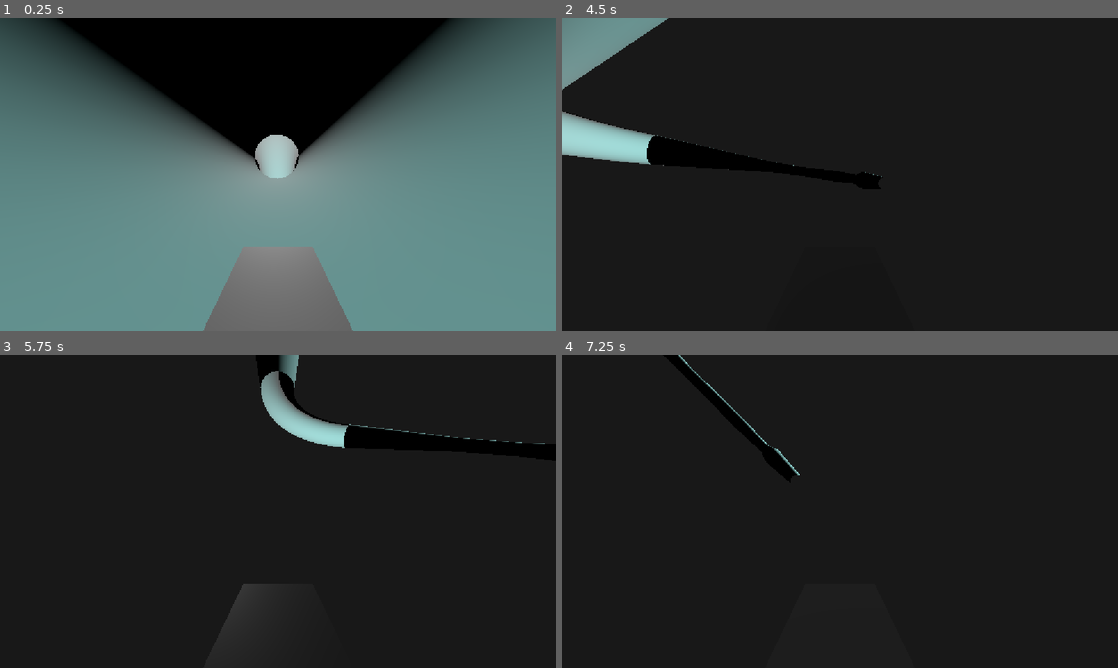
Above: before the commit, frames 1-4 (two rows, left to right).
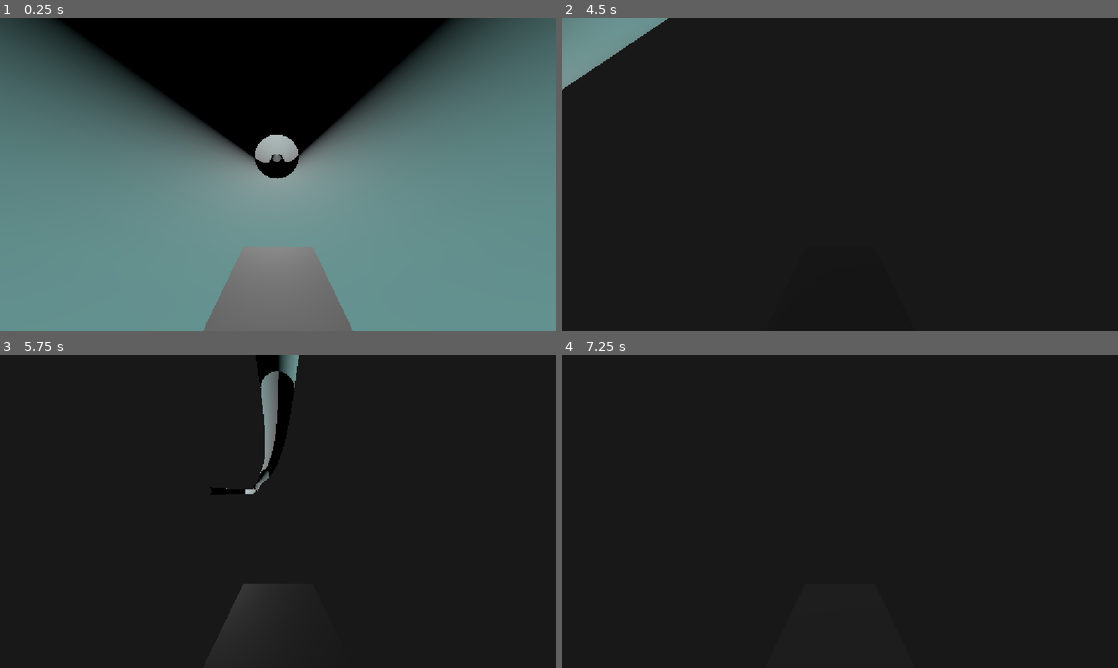
Above: after the commit, the same moments.

Repository: eternaldensity/pipe-survivor
Game: Godot game, scene res://main.tscn
Same seed, same stepped clock (60 frames per second), same inputs: the game is played once before the commit and once after it.
Inputs:
- Up to frame 1 (0.25 s): no input
- Up to frame 2 (4.5 s): hold Right (ui_right) 0.53-1.28 s; hold Down (ui_down) 1.28-2.03 s; hold Right (ui_right) 2.03-2.78 s; hold Up (ui_up) 2.78-3.53 s; hold Left (ui_left) from 3.53 s (still down)
- Up to frame 3 (5.75 s): release Left (ui_left) at 5.03 s; hold Down (ui_down) from 5.03 s (still down)
- Up to frame 4 (7.25 s): release Down (ui_down) at 5.78 s; hold Right (ui_right) 5.78-6.53 s; hold Up (ui_up) from 6.53 s (still down)

The runs differ from the first frame. In frame 1, 0.5% of the frame differs, in the area x 45-54%, y 41-52%; in frame 2, 1.8%, in the area x 0-58%, y 29-51%; in frame 3, 1.7%; in frame 4, 0.2%.

Commit message:
fix leaping with backward epsilon

Diff:
--- a/BendPipeSection.tscn
+++ b/BendPipeSection.tscn
@@ -21,6 +21,7 @@
 
 [node name="BendPipeSection" type="Node3D" unique_id=929888400]
 script = ExtResource("1_xbm3m")
+roll_angle = null
 
 [node name="MeshInstance3D" type="MeshInstance3D" parent="." unique_id=726493041]
 material_override = SubResource("StandardMaterial3D_ctsbk")
--- a/bend_pipe_section.gd
+++ b/bend_pipe_section.gd
@@ -3,8 +3,9 @@
 extends PipeSection
 
 @export var tube_radius : float = 10.0
-@export var tube_length : float = 100.0
+@export var length : float = 100.0
 @export var bend_angle  : float = 90.0
+@export var roll_angle : float = 0.0  # degrees, rotation around entry Z axis
 
 @onready var mesh_instance : MeshInstance3D = $MeshInstance3D
 
@@ -15,7 +16,7 @@
 
 func _ready() -> void:
 	_angle_rad   = deg_to_rad(bend_angle)
-	_bend_radius = tube_length / _angle_rad
+	_bend_radius = length / _angle_rad
 
 	assert(_bend_radius > tube_radius,
 		"tube_length too short for bend_angle — tube would self-intersect")
@@ -34,15 +35,20 @@
 func _place_markers() -> void:
 	entry.transform = Transform3D.IDENTITY
 
+	var roll := deg_to_rad(roll_angle)
+
 	# Arc centre is at +X from the entry point
 	# Exit position is where the arc ends
-	exit.position = Vector3(
+		# Rotate the exit position around Z by roll_angle
+	var exit_pos := Vector3(
 		_bend_radius - _bend_radius * cos(_angle_rad),
 		0.0,
 		_bend_radius * sin(_angle_rad)
 	)
-	# Exit faces the tangent direction at the end of the arc
-	exit.rotation = Vector3(0.0, _angle_rad, 0.0)
+
+	var roll_basis := Basis(Vector3(0, 0, 1), roll)
+	exit.position = roll_basis * exit_pos
+	exit.rotation = (roll_basis * Basis(Vector3(0, 1, 0), _angle_rad)).get_euler()
 
 
 func _build_mesh() -> void:
@@ -58,25 +64,29 @@
 	var indices  := PackedInt32Array()
 
 	# Arc centre sits at (bend_radius, 0, 0) in local space
-	var arc_centre := Vector3(_bend_radius, 0.0, 0.0)
+	var roll       := deg_to_rad(roll_angle)
+	var roll_basis := Basis(Vector3(0, 0, 1), roll)
+	var arc_centre := roll_basis * Vector3(_bend_radius, 0.0, 0.0)
 
 	for i in range(arc_steps + 1):
 		var u     := float(i) / float(arc_steps)
 		var arc_a := u * _angle_rad   # angle along the arc
 
 		# Centre of the cross-section ring at this arc position
-		var ring_centre := arc_centre + Vector3(
-			-cos(arc_a) * _bend_radius,
+		# Unrolled ring centre, then apply roll
+		var ring_centre_local := Vector3(
+			_bend_radius * (1.0 - cos(arc_a)),
 			0.0,
-			 sin(arc_a) * _bend_radius
+			_bend_radius * sin(arc_a)
 		)
+		var ring_centre := roll_basis * ring_centre_local
 
 		# Tangent along the arc at this point
-		var tangent := Vector3(sin(arc_a), 0.0, cos(arc_a)).normalized()
-
-		# Outward radial from arc centre to ring centre —
-		# this is the "away from bend centre" direction
-		var radial  := (ring_centre - arc_centre).normalized()
+		# Tangent and radial also get rolled
+		var tangent_local := Vector3(sin(arc_a), 0.0, cos(arc_a)).normalized()
+		var tangent       := roll_basis * tangent_local
+		var radial        := (ring_centre - arc_centre).normalized()
+		var up            := tangent.cross(radial).normalized()
 
 		for j in range(ring_steps + 1):
 			var v       := float(j) / float(ring_steps)
@@ -85,7 +95,6 @@
 			# Point on the cross-section ring, expressed in the
 			# local frame of (radial, up, tangent)
 			# cross-section in the plane perpendicular to the tangent
-			var up     := tangent.cross(radial).normalized()
 			var offset := (radial * cos(ring_a) + up * sin(ring_a)) * tube_radius
 			var pos     := ring_centre + offset
 
@@ -133,54 +142,101 @@
 	poly.backface_collision = true
 
 
+func _get_arc_angle(unrolled_local: Vector3) -> float:
+	var arc_centre := Vector3(_bend_radius, 0.0, 0.0)
+	var to_vehicle := unrolled_local - arc_centre
+	to_vehicle.y   = 0.0
+
+	# atan2 is unstable when to_vehicle is nearly parallel to the arc radius
+	# Use dot products against known entry/exit directions instead
+	# Entry tangent is (0,0,1), exit tangent is (sin(_angle_rad), 0, cos(_angle_rad))
+	# Project to_vehicle onto a more stable basis
+
+	# The arc sweeps from angle 0 to _angle_rad
+	# Instead of atan2, find closest point by iterating a few Newton steps
+	var angle := atan2(to_vehicle.z, -to_vehicle.x)
+	angle = clamp(angle, 0.0, _angle_rad)
+
+	# Refine with a few Newton-Raphson steps
+	for i in range(4):
+		var arc_pt := Vector3(
+			-cos(angle) * _bend_radius,
+			0.0,
+			 sin(angle) * _bend_radius
+		)
+		var tangent := Vector3(sin(angle), 0.0, cos(angle))
+		var diff    := (unrolled_local - arc_centre) - arc_pt
+		diff.y      = 0.0
+		var step    := diff.dot(tangent)
+		angle       = clamp(angle + step / _bend_radius, 0.0, _angle_rad)
+
+	return angle
+
+
 func get_tube_properties(world_pos: Vector3) -> Dictionary:
 	var local_pos  := to_local(world_pos)
+	var roll       := deg_to_rad(roll_angle)
+	var roll_basis := Basis(Vector3(0, 0, 1), roll)
+
+	# Unroll the local position before doing the arc calculation
+	var unrolled   := roll_basis.inverse() * local_pos
 	var arc_centre := Vector3(_bend_radius, 0.0, 0.0)
 
 	# Vector from arc centre to vehicle, flattened to XZ plane
 	# (Y is the up axis of the tube cross-section, not the arc plane)
-	var to_vehicle := local_pos - arc_centre
+
+
+	var to_vehicle := unrolled - arc_centre
 	to_vehicle.y   = 0.0
-
-	# At entry (Z=0 end), to_vehicle points in -X direction
-	# At exit (end of arc), to_vehicle points in -Z direction for 90 deg bend
-	# atan2(z, x) gives angle from +X axis
-	# We want angle from -X axis (entry) sweeping toward -Z (exit)
-	var angle := atan2(to_vehicle.z, -to_vehicle.x)
-	angle      = clamp(angle, 0.0, _angle_rad)
-
-	# Nearest point on arc centreline
-	var arc_point := arc_centre + Vector3(
-		-cos(angle) * _bend_radius,
-		0.0,
-		 sin(angle) * _bend_radius
-	)
-
-	# Tangent: derivative of arc_point with respect to angle
-	# d/dangle (-cos(angle), 0, sin(angle)) = (sin(angle), 0, cos(angle))
-	var tangent := Vector3(sin(angle), 0.0, cos(angle)).normalized()
-
-	# Verify: at angle=0 tangent should be (0,0,1) matching straight pipe exit
-	# At angle=PI/2 tangent should be (1,0,0)
+	var angle      := _get_arc_angle(unrolled)
+	print("arc angle: ", rad_to_deg(angle),
+		  "  max: ", rad_to_deg(_angle_rad),
+		  "  unrolled: ", unrolled.snapped(Vector3(0.1, 0.1, 0.1)))
+
+	var arc_point_local := Vector3(
+		_bend_radius * (1.0 - cos(angle)),
+		0.0,
+		_bend_radius * sin(angle)
+	)
+	var tangent_local := Vector3(sin(angle), 0.0, cos(angle)).normalized()
+
+	# Re-apply roll to get back to section local space, then to world
+	var arc_point := roll_basis * arc_point_local
+
+	var epsilon    := 0.01
+	var angle1  :float= clamp(angle - epsilon, 0.0, _angle_rad)
+	var angle2  :float= clamp(angle + epsilon, 0.0, _angle_rad)
+
+	var arc_point1 := roll_basis * Vector3(
+		_bend_radius * (1.0 - cos(angle1)),
+		0.0,
+		_bend_radius * sin(angle1)
+	)
+	var arc_point2 := roll_basis * Vector3(
+		_bend_radius * (1.0 - cos(angle2)),
+		0.0,
+		_bend_radius * sin(angle2)
+	)
 
 	return {
-		"axis":   global_transform.basis * tangent,
-		"origin": to_global(arc_point),
+		"axis":   (to_global(arc_point2) - to_global(arc_point1)).normalized(),
+		"origin": to_global(roll_basis * arc_point_local),
 		"radius": tube_radius
 	}
 
 func contains_point(world_pos: Vector3) -> bool:
 	var local_pos  := to_local(world_pos)
-	var arc_centre := Vector3(_bend_radius, 0.0, 0.0)
-	var to_vehicle := local_pos - arc_centre
-	to_vehicle.y   = 0.0
-	var angle      := atan2(to_vehicle.z, -to_vehicle.x)
+	var roll       := deg_to_rad(roll_angle)
+	var roll_basis := Basis(Vector3(0, 0, 1), roll)
+	var unrolled   := roll_basis.inverse() * local_pos
+
+	var angle      := _get_arc_angle(unrolled)
 	if angle < -0.1 or angle > _angle_rad + 0.1:
 		return false
-	var arc_point  := arc_centre + Vector3(
-		-cos(angle) * _bend_radius,
-		0.0,
-		 sin(angle) * _bend_radius
-	)
-	var dist := local_pos.distance_to(arc_point)
-	return dist < tube_radius + 2.0
+
+	var arc_point  := Vector3(
+		_bend_radius * (1.0 - cos(angle)),
+		0.0,
+		_bend_radius * sin(angle)
+	)
+	return unrolled.distance_to(arc_point) < tube_radius + 2.0
--- a/main.gd
+++ b/main.gd
@@ -5,11 +5,11 @@
 
 func _ready() -> void:
 	network.add_section(straight_section, {})
-	network.add_section(bend_section, {})
+	network.add_section(bend_section, {"bend_angle": 10.0, "roll_angle": 180.0, "length": 300.0})
 	network.add_section(straight_section, { "exit_radius": 6.0 })   # tapers down
 	network.add_section(straight_section, { "entry_radius": 6.0, "exit_radius": 6.0, "length": 60.0 })
 	network.add_section(straight_section, { "entry_radius": 6.0 })   # widens back out
 	network.add_section(straight_section, {})
-	# network.add_section(bend_section, {})
-	network.add_section(straight_section, { "exit_radius": 20.0, "length": 40.0 })   # rapidly widens
-	network.add_section(straight_section, { "entry_radius": 20.0, "exit_radius": 20.0, "length": 200.0 })
+	network.add_section(bend_section, {"bend_angle": 45.0})
+	network.add_section(straight_section, { "exit_radius": 10.0, "length": 40.0 })   # rapidly widens
+	network.add_section(straight_section, { "entry_radius": 10.0, "exit_radius": 20.0, "length": 200.0 })
--- a/pipe_network.gd
+++ b/pipe_network.gd
@@ -3,7 +3,8 @@
 extends Node3D
 
 var sections : Array[PipeSection] = []
-
+const BLEND_DISTANCE := 5.0
+var current_section : PipeSection = null
 
 func add_section(packed: PackedScene, props: Dictionary = {}) -> PipeSection:
 	var section := packed.instantiate() as PipeSection
@@ -32,8 +33,26 @@
 	return section
 
 
-# In PipeNetwork
-var current_section : PipeSection = null
+func get_tube_properties_at(world_pos: Vector3) -> Dictionary:
+	var section := get_section_at(world_pos)
+	if section == null:
+		return {"axis": Vector3.FORWARD, "origin": world_pos, "radius": 10.0}
+
+	var props := section.get_tube_properties(world_pos)
+
+	# Check if we're near the exit and blend with next section
+	var next_idx := sections.find(section) + 1
+	if next_idx < sections.size():
+		var dist_to_exit := world_pos.distance_to(section.exit.global_position)
+		if dist_to_exit < BLEND_DISTANCE:
+			var next       := sections[next_idx]
+			var next_props := next.get_tube_properties(world_pos)
+			var t          := 1.0 - (dist_to_exit / BLEND_DISTANCE)
+			props["axis"]   = props["axis"].lerp(next_props["axis"], t).normalized()
+			props["origin"] = props["origin"].lerp(next_props["origin"], t)
+
+	return props
+
 
 func get_section_at(world_pos: Vector3) -> PipeSection:
 	# Stick with current section until we're clearly outside it
@@ -54,4 +73,7 @@
 			best_dist = dist
 			best      = s
 	current_section = best
+	print("section: ", best.name,
+	  "  exit dist: ", world_pos.distance_to(current_section.exit.global_position),
+	  "  contains: ", current_section.contains_point(world_pos))
 	return best
